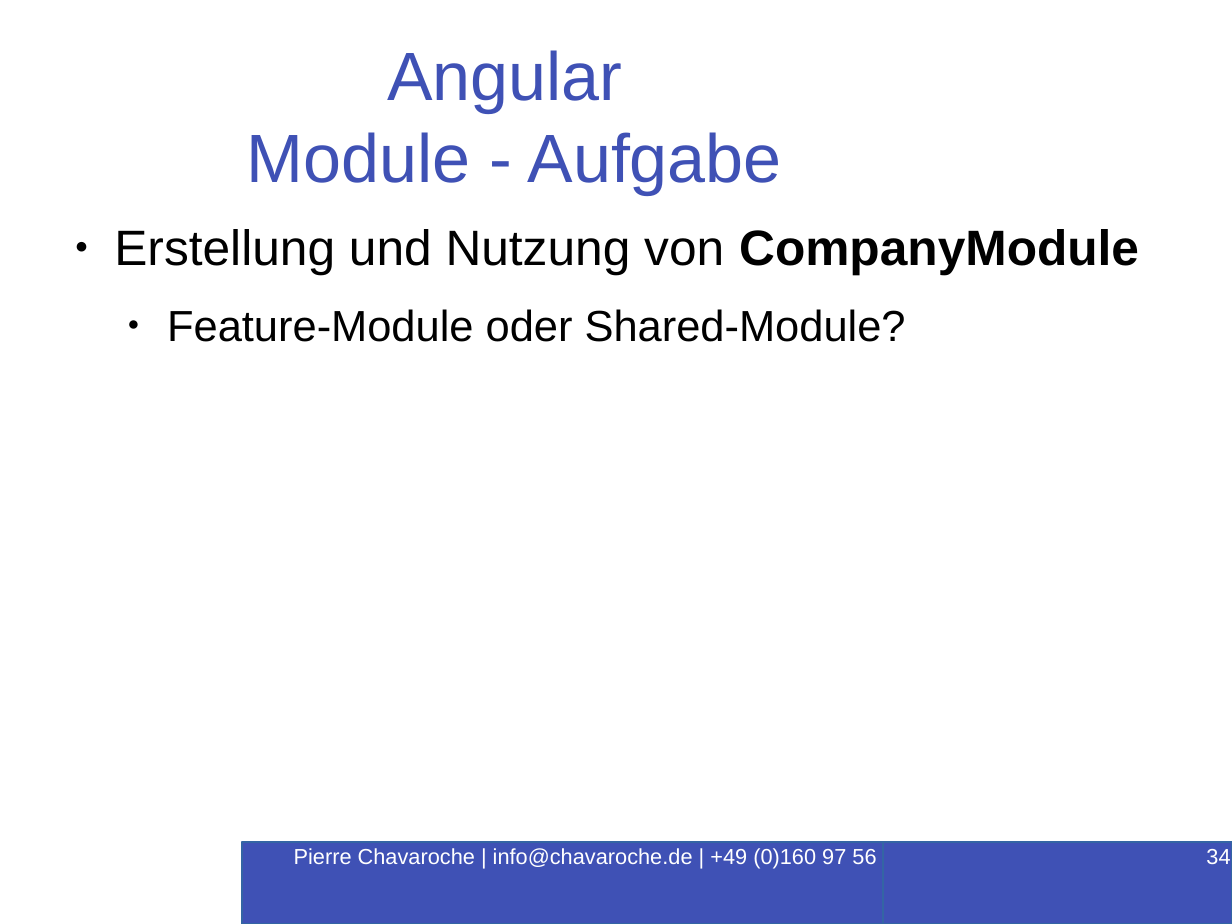
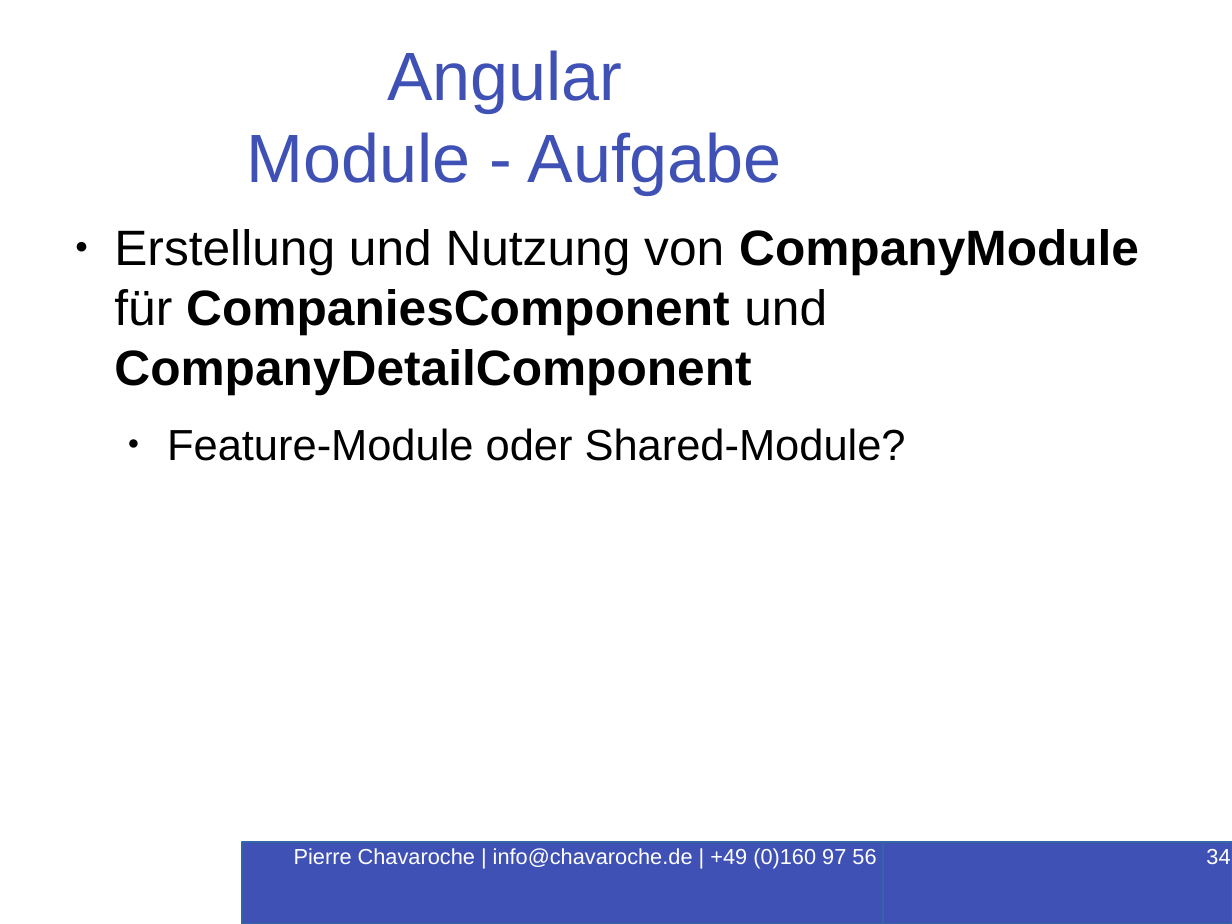
Before and after one commit to PierreChavaroche/workshop-presentation, a slide deck: slide 34 of Angular-RxJS.odp. Drawn at 1232x924 pixels with LibreOffice and Linux fonts; fonts in the diff are those of the drawing; background and template pictures are left out. Boxes give left, top, right and bottom in pixels: in the first picture for what was removed or moved away, otherwise in the second. Text is boxed around its words. In the diff, an @@ line names an element or a change of style, - is before the commit and + after.

Commit message:
Update

```diff
--- a/Angular-RxJS.odp
+++ b/Angular-RxJS.odp
@@ text at [114,229,1139,394]: text changed; bold on @@
-● Erstellung und Nutzung von CompanyModule
+● Erstellung und Nutzung von CompanyModule für CompaniesComponent und CompanyDetailComponent
```
Also in this commit, not shown: 1 other slide changed.
